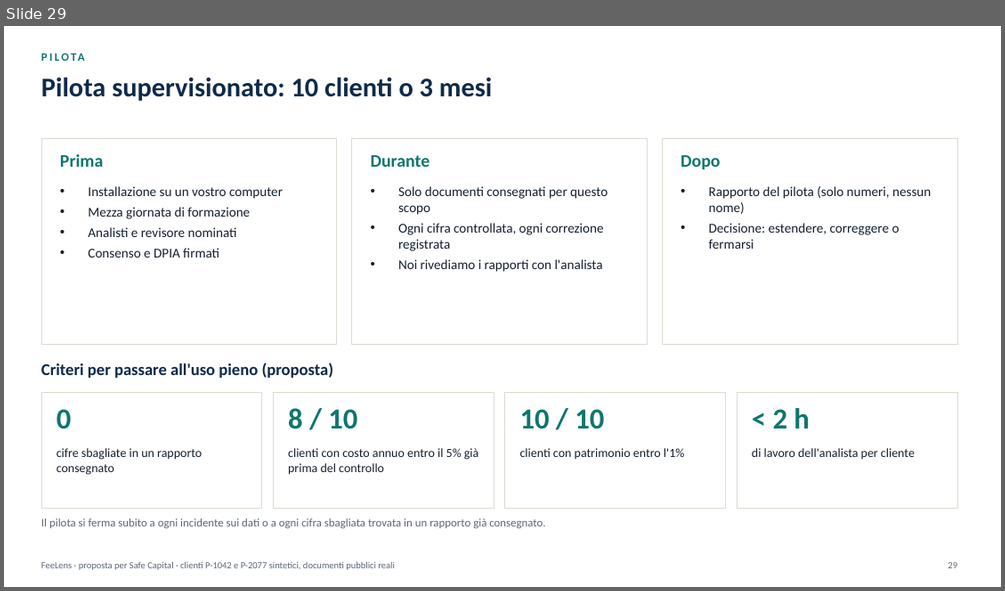
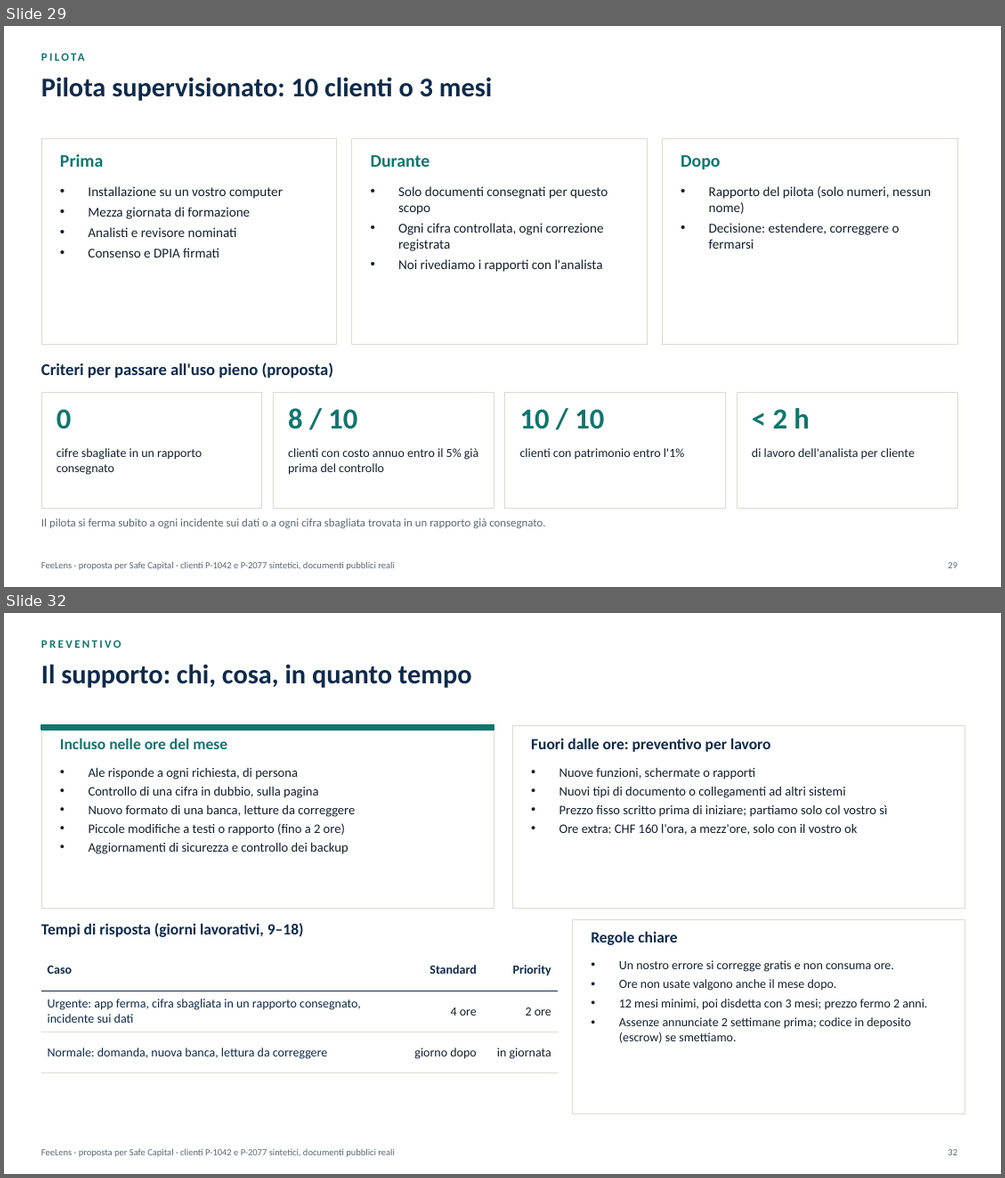
Before and after one commit to rossotti-alessandro/PortfolioCostEngine, a slide deck: slides/FeeLens_Proposta_IT.pptx. Shown one above the other, each under a label of ours: slide 29 before the commit, slides 29 and 32 after it; the slides between them are not shown. The pictures are 1005x591 and 1005x1178 pixels, drawn with LibreOffice and Linux fonts; fonts in the diff are those of the drawing. Boxes give left, top, right and bottom in pixels: in the first picture for what was removed or moved away, otherwise in the second. Text is boxed around its words. In the diff, an @@ line names an element or a change of style, - is before the commit and + after.

```diff
--- a/slides/FeeLens_Proposta_IT.pptx
+++ b/slides/FeeLens_Proposta_IT.pptx
@@ slide 32 added at (4, 613, 1001, 1174), background #FFFFFF; not listed: 1 template element that a slide beside it also shows @@
@@ text added at (41, 640, 121, 648), 11 pt, text #0F766E, bold @@
+PREVENTIVO
@@ text added at (41, 664, 472, 688), 26 pt, text #0F2A4A, bold @@
+Il supporto: chi, cosa, in quanto tempo
@@ rectangle added at (41, 725, 494, 908), fill #FFFFFF, outline #DEDAD1 0.75 pt @@
@@ rectangle added at (41, 725, 494, 730), fill #0F766E, outline #0F766E 1 pt @@
@@ text added at (60, 738, 227, 749), 15 pt, text #0F766E, bold @@
+Incluso nelle ore del mese
@@ rectangle added at (512, 725, 965, 908), fill #FFFFFF, outline #DEDAD1 0.75 pt @@
@@ text added at (531, 738, 771, 752), 15 pt, text #0F2A4A, bold @@
+Fuori dalle ore: preventivo per lavoro
@@ text added at (89, 768, 355, 854), 12.5 pt, text #14202E @@
+• Ale risponde a ogni richiesta, di persona
+• Controllo di una cifra in dubbio, sulla pagina
+• Nuovo formato di una banca, letture da correggere
+• Piccole modifiche a testi o rapporto (fino a 2 ore)
+• Aggiornamenti di sicurezza e controllo dei backup
@@ text added at (559, 768, 887, 835), 12.5 pt, text #14202E @@
+• Nuove funzioni, schermate o rapporti
+• Nuovi tipi di documento o collegamenti ad altri sistemi
+• Prezzo fisso scritto prima di iniziare; partiamo solo col vostro sì
+• Ore extra: CHF 160 l'ora, a mezz'ore, solo con il vostro ok
@@ text added at (41, 923, 304, 937), 15 pt, text #0F2A4A, bold @@
+Tempi di risposta (giorni lavorativi, 9–18)
@@ rectangle added at (573, 919, 965, 1114), fill #FFFFFF, outline #DEDAD1 0.75 pt @@
@@ text added at (591, 931, 677, 945), 15 pt, text #0F2A4A, bold @@
+Regole chiare
@@ table added at (41, 949, 558, 1062), 3 rows, 3 columns @@
+Caso | Standard | Priority
+Urgente: app ferma, cifra sbagliata in un rapporto consegnato, incidente sui dati | 4 ore | 2 ore
+Normale: domanda, nuova banca, lettura da correggere | giorno dopo | in giornata
@@ text added at (619, 960, 927, 1043), 12 pt, text #14202E @@
+• Un nostro errore si corregge gratis e non consuma ore.
+• Ore non usate valgono anche il mese dopo.
+• 12 mesi minimi, poi disdetta con 3 mesi; prezzo fermo 2 anni.
+• Assenze annunciate 2 settimane prima; codice in deposito (escrow) se smettiamo.
@@ page number added at (947, 1149, 957, 1155), 9 pt, text #5B6676 @@
+32
```
Also in this commit, not shown: 5 slides changed, 3 other slides added, 1 slide removed, 28 other files.
